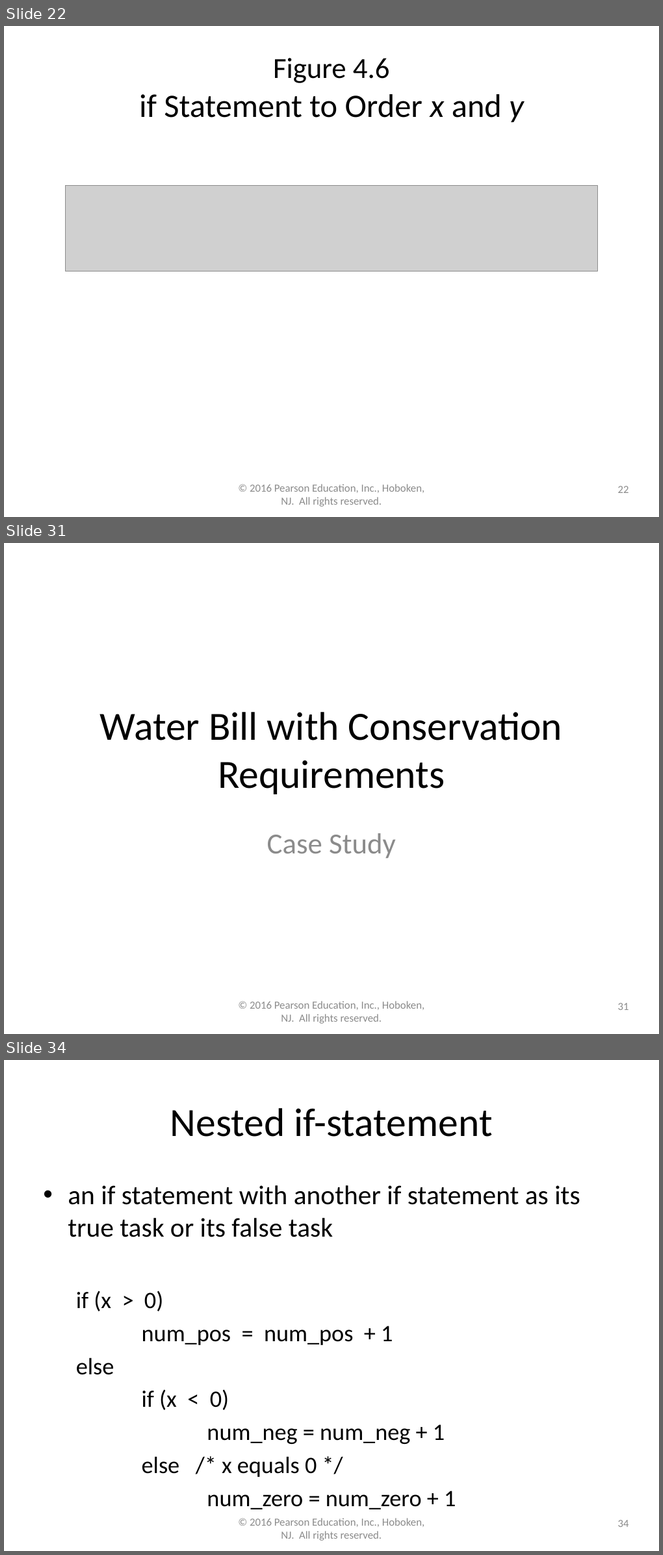
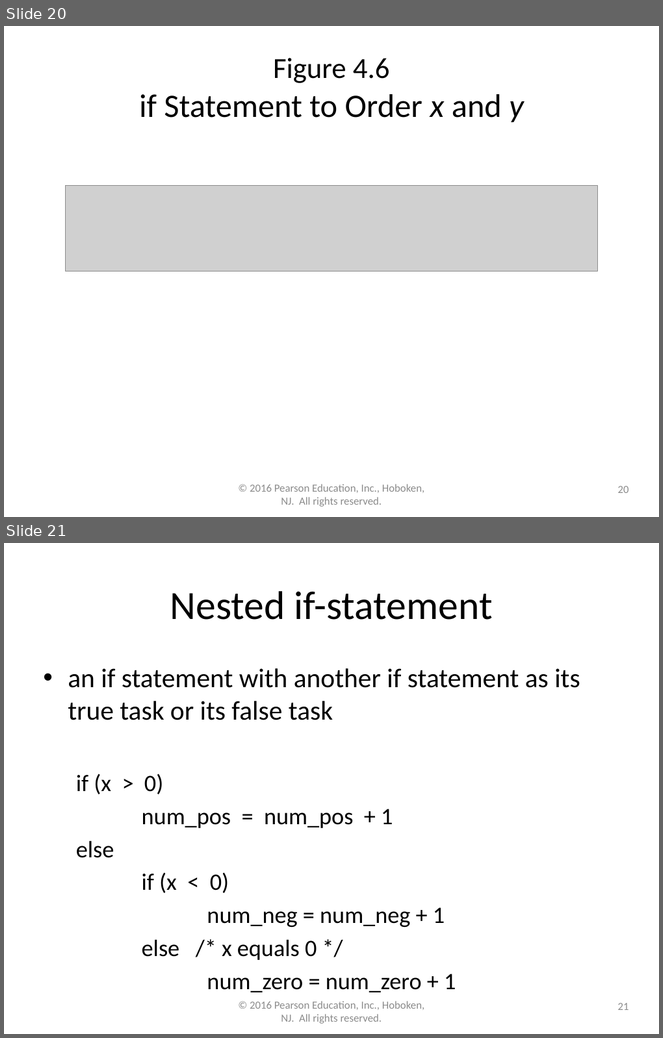
Before and after one commit to lgw2/lgw2.github.io, a slide deck: _teaching/csci112-fall-2023/lectures/ppts/Chapter4.pptx. Shown one above the other, each under a label of ours: slides 22, 31 and 34 before the commit, slides 20 and 21 after it; the slides between them are not shown. The pictures are 663x1555 and 663x1038 pixels, drawn with LibreOffice and Linux fonts; fonts in the diff are those of the drawing; grey boxes stand for pictures. Boxes give left, top, right and bottom in pixels: in the first picture for what was removed or moved away, otherwise in the second. Text is boxed around its words. In the diff, an @@ line names an element or a change of style, - is before the commit and + after.

```diff
--- a/_teaching/csci112-fall-2023/lectures/ppts/Chapter4.pptx
+++ b/_teaching/csci112-fall-2023/lectures/ppts/Chapter4.pptx
@@ slide 31 removed at (4, 543, 659, 1034), background #FFFFFF @@
@@ title removed at (100, 712, 562, 795) @@
-Water Bill with Conservation Requirements
@@ subtitle removed at (267, 834, 396, 858) @@
-Case Study
@@ text removed at (250, 1001, 425, 1024) @@
-© 2016 Pearson Education, Inc., Hoboken, NJ. All rights reserved.
@@ page number removed at (618, 1003, 629, 1010) @@
-31
@@ what was slide 22 is now slide 20 @@
@@ page number at (618, 486, 629, 493): text changed @@
-22
+20
@@ what was slide 34 is now slide 21 @@
@@ page number at (618, 1003, 629, 1010): text changed @@
-34
+21
```
Also in this commit, not shown: 12 other slides removed, 5 other files.
